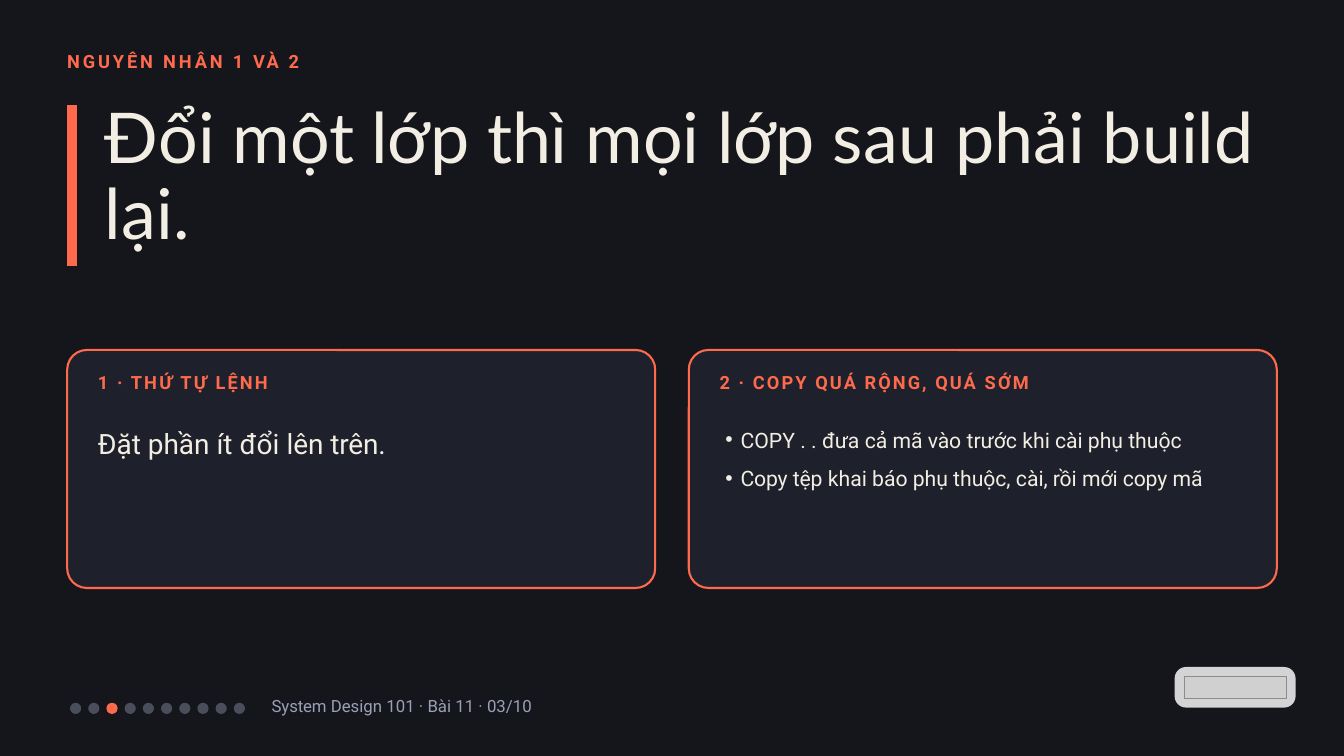
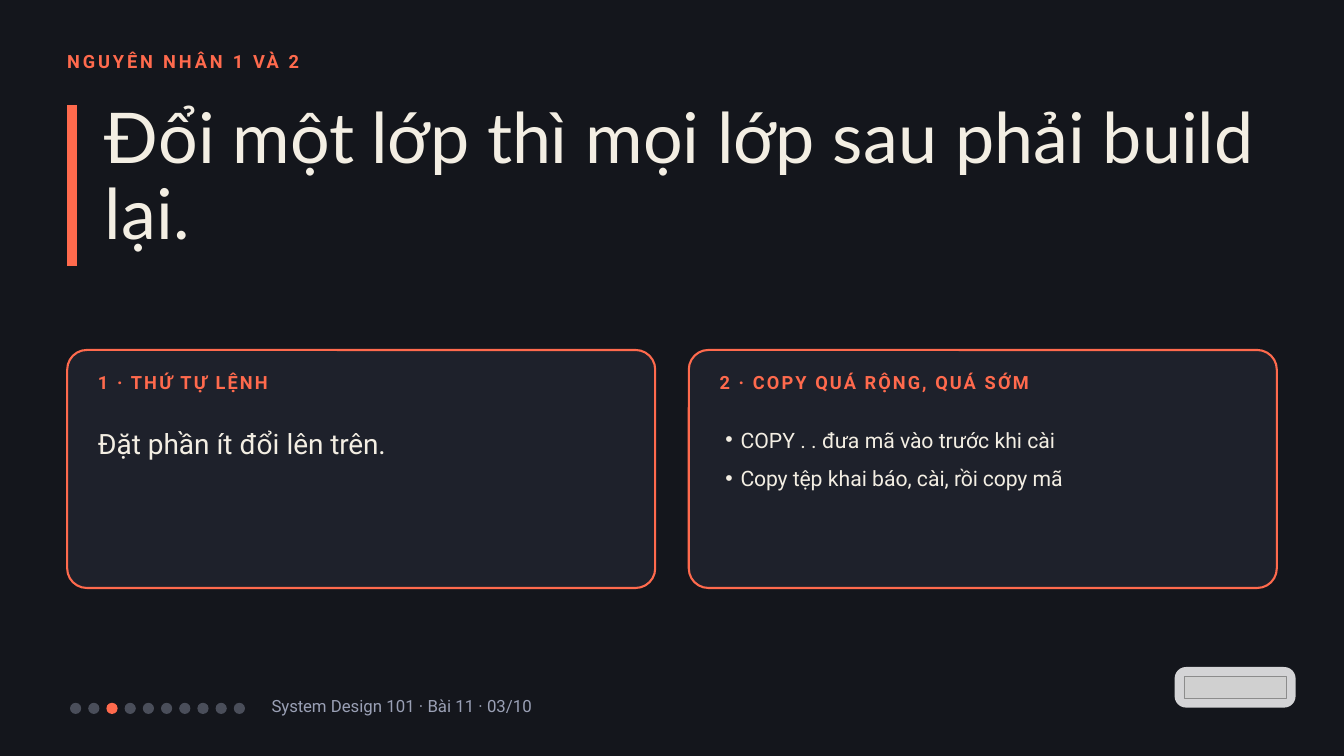
Before and after one commit to vohoailinh90/tool-marketing-studio, a slide deck: slide 3 of system-design-101/vi/lessons/sd-13-011/slides/sd-13-011.pptx. Drawn at 1344x756 pixels with LibreOffice and Linux fonts; fonts in the diff are those of the drawing; grey boxes stand for pictures. Boxes give left, top, right and bottom in pixels: in the first picture for what was removed or moved away, otherwise in the second. Text is boxed around its words. In the diff, an @@ line names an element or a change of style, - is before the commit and + after.

```diff
--- a/system-design-101/vi/lessons/sd-13-011/slides/sd-13-011.pptx
+++ b/system-design-101/vi/lessons/sd-13-011/slides/sd-13-011.pptx
@@ text at box(741, 432, 1063, 491): text changed @@
-• COPY . . đưa cả mã vào trước khi cài phụ thuộc
-• Copy tệp khai báo phụ thuộc, cài, rồi mới copy mã
+• COPY . . đưa mã vào trước khi cài
+• Copy tệp khai báo, cài, rồi copy mã
```
Also in this commit, not shown: 2 other files.
